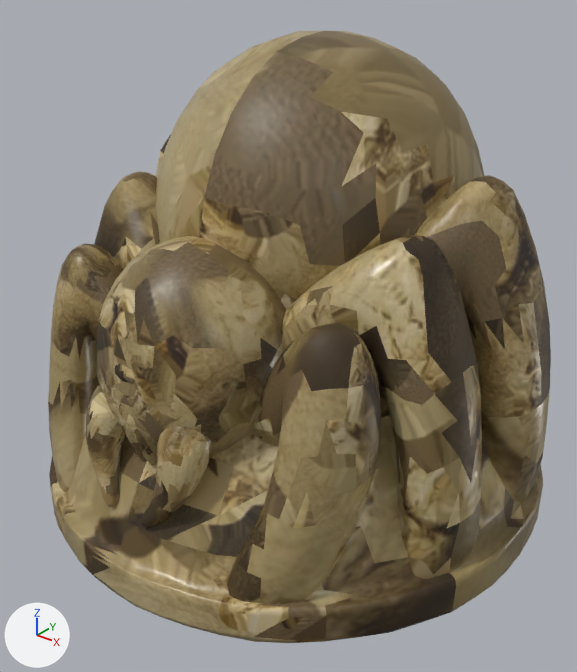
One commit to the glTF model public/models/lewis/shelob.glb: the scene before it, then after it.
Camera for both pictures: a 50 mm lens placed at (0.883, -1.126, 0.561), pointed at (0.021, -0.048, -0.107). Lighting does not change. The marker at lower left points along +X, +Y and +Z. The first picture is the older version. Where no turn or scale is listed for an object, it has been applied to the vertices. Vertices at exactly the same position are counted once.
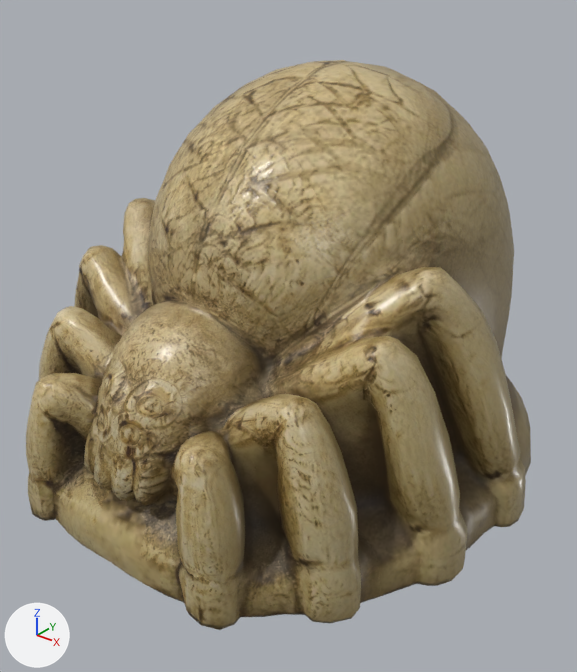
The change, as a list of edits to the scene's bpy script:
```text
Change mat_material:
    where n3 = _N.new('ShaderNodeMapping'); n3.name = 'Mapping'
    n3.inputs[1].default_value: (0.000089, -15.0, 0.0) -> (0.000085, -15.0, 0.0)  # 'Location'
    n3.inputs[3].default_value: (16.0, 16.0, 1.0) -> (15.88, 16.0, 1.0)  # 'Scale'
Change me_mesh_0:
    used by ob_mesh_0; location = (-0.5, 0.5, -0.436)
    remove me_mesh_0.from_pydata(...)  # 6734 vertices, 13292 faces; spans x 0.0..1.0, y -1.0..0.0, z 0.0..0.867
    add me_mesh_0.from_pydata(...)  # 2051 vertices, 4098 faces; spans x 0.0..0.969, y -1.0..0.0, z 0.0..0.748
    me_mesh_0 part 1: the loose piece of 669 vertices spanning x 0.0..1.0, y -1.0..0.0, z 0.0..0.416 is rebuilt with 2051 vertices and now spans x 0.0..0.969, y -1.0..0.0, z 0.0..0.748
    me_mesh_0 part 2: 10 loose pieces with 2888 vertices, spanning x 0.02..0.98, y -0.963..-0.045, z 0.041..0.867, are deleted
    me_mesh_0 part 3: 3177 vertices removed from x 0.037..0.857, y -0.934..-0.532, z 0.033..0.604
Change ob_mesh_0:
    ob_mesh_0.location: (-0.5, 0.5, -0.436) -> (-0.484, 0.5, -0.373)
```

Boxes [x1, y1, x2, y2] around the edits, measured in the pictures (577 x 672 px):
'Mesh_0', surface changed, reshaped, moved (7% shorter): before [48, 31, 551, 643]; after [26, 60, 531, 630]
part 1 of me_mesh_0, rebuilt: before [49, 373, 543, 643]; after [26, 60, 531, 630]
part 2 of me_mesh_0, deleted (brown): before [86, 31, 551, 579]
part 3 of me_mesh_0, deleted (brown): before [48, 171, 381, 604]
